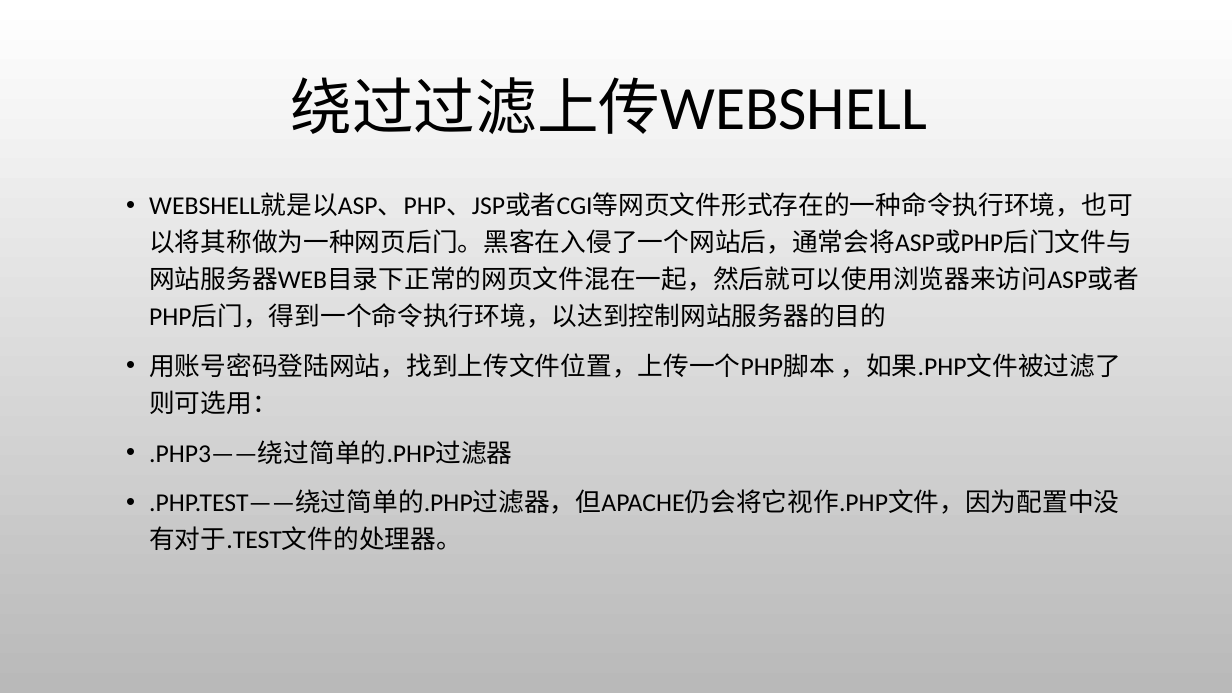
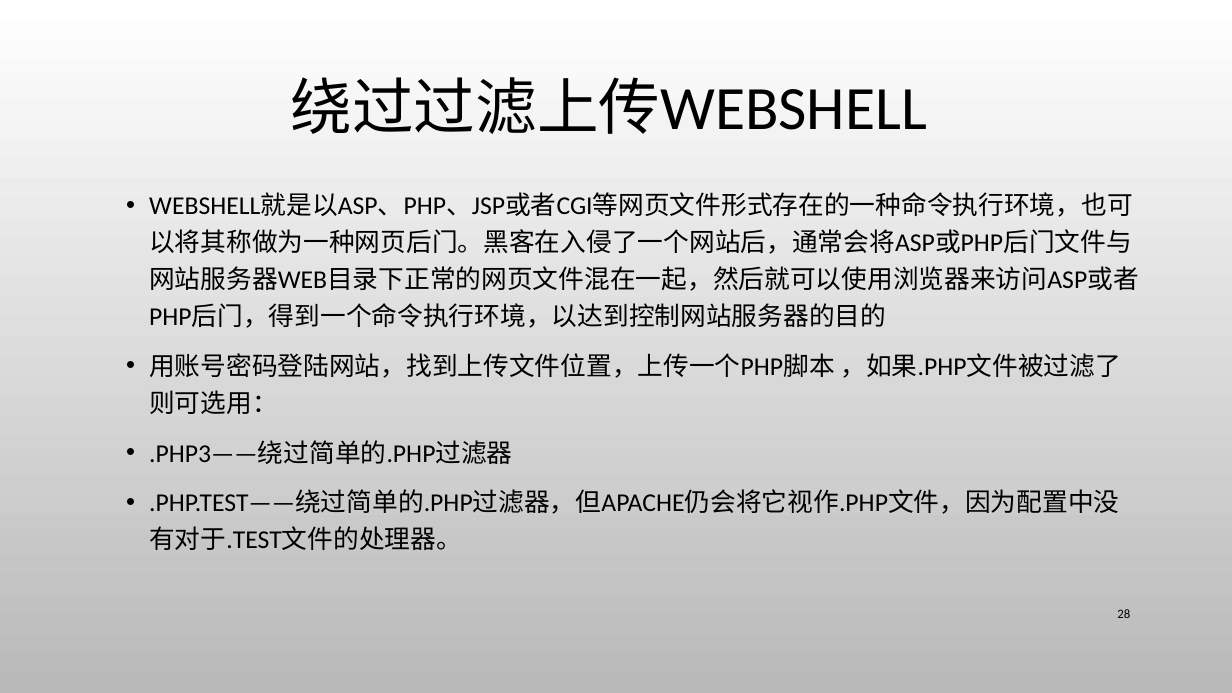
Before and after one commit to CUCCS/ns, a slide deck: slide 28 of 2016-2/zc_snRNA/FlippedClassroom_FromSqlInjectionToShell/From SQL injection to Shell.pptx (slide 23 before the commit). Drawn at 1232x693 pixels with LibreOffice and Linux fonts; fonts in the diff are those of the drawing; background and template pictures are left out. Boxes give left, top, right and bottom in pixels: in the first picture for what was removed or moved away, otherwise in the second. Text is boxed around its words. In the diff, an @@ line names an element or a change of style, - is before the commit and + after.

```diff
--- a/2016-2/zc_snRNA/FlippedClassroom_FromSqlInjectionToShell/From SQL injection to Shell.pptx
+++ b/2016-2/zc_snRNA/FlippedClassroom_FromSqlInjectionToShell/From SQL injection to Shell.pptx
@@ page number added at box(1117, 609, 1130, 618), 10 pt, text #000000 @@
+28
```
Also in this commit, not shown: 20 other slides changed, 11 slides added, 7 slides removed.
